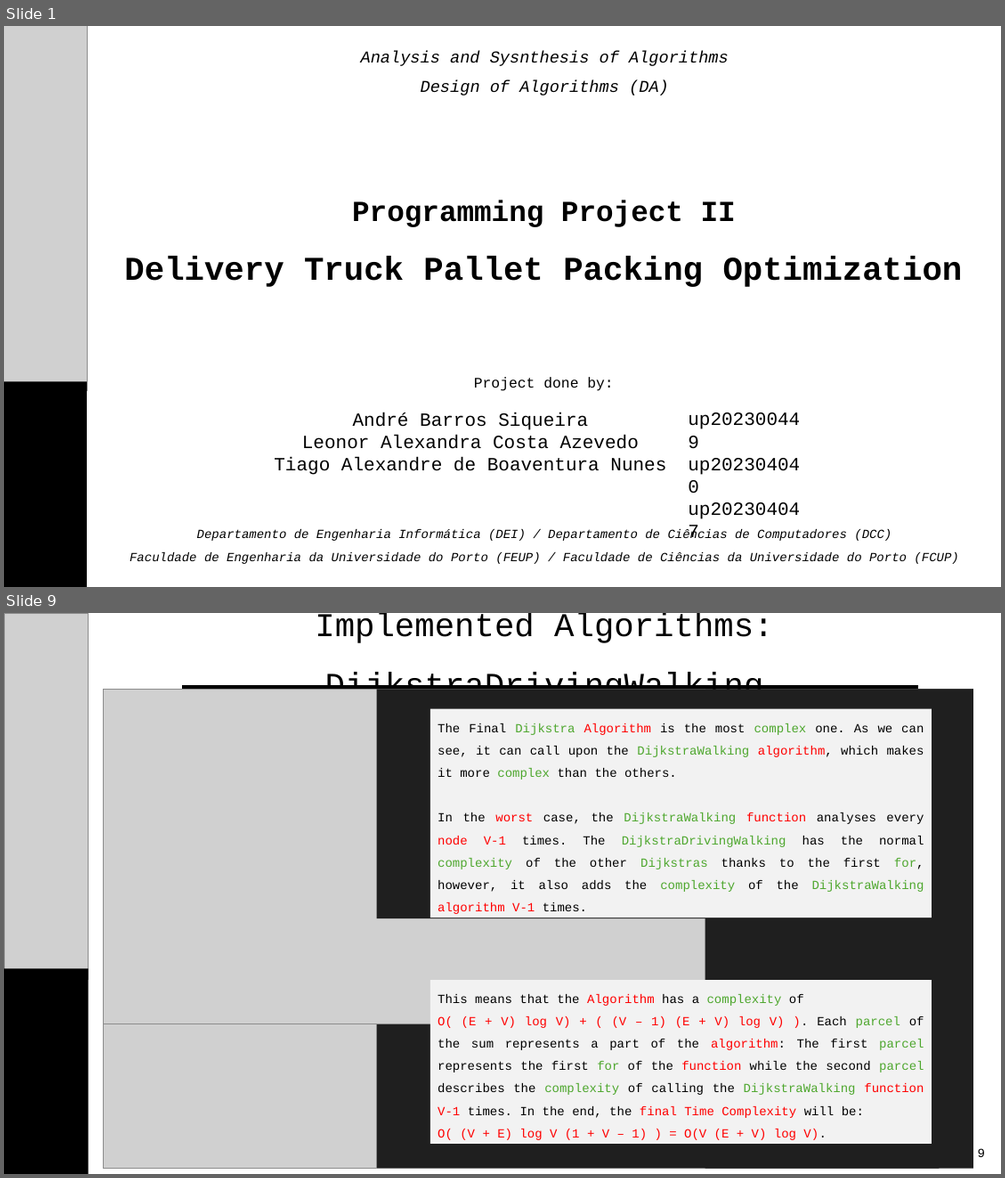
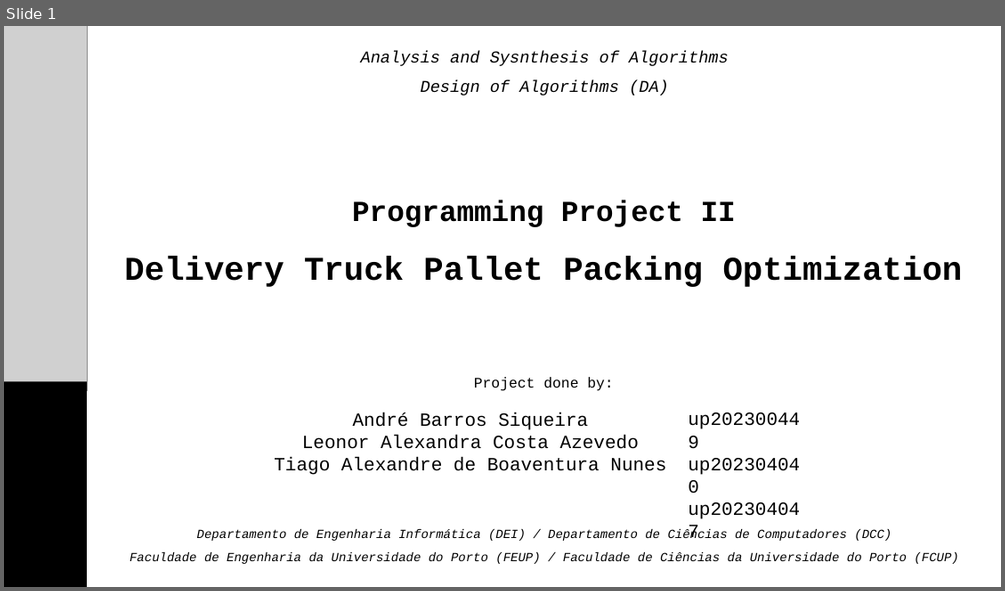
Before and after one commit to taguinhas/DA2425_PRJ2_G35, a slide deck: DA_P2_Presentation.pptx. Shown one above the other, each under a label of ours: slides 1 and 9 before the commit, slide 1 after it; the slides between them are not shown. The pictures are 1005x1178 and 1005x591 pixels, drawn with LibreOffice and Linux fonts; fonts in the diff are those of the drawing; grey boxes stand for pictures; background and template pictures are left out. Boxes give left, top, right and bottom in pixels: in the first picture for what was removed or moved away, otherwise in the second. Text is boxed around its words. In the diff, an @@ line names an element or a change of style, - is before the commit and + after.

```diff
--- a/DA_P2_Presentation.pptx
+++ b/DA_P2_Presentation.pptx
@@ slide 9 removed at (4, 613, 1001, 1174), background #FFFFFF @@
@@ picture removed at (4, 613, 89, 979) @@
@@ text removed at (315, 613, 773, 706) @@
-Implemented Algorithms: DijkstraDrivingWalking
@@ picture removed at (103, 690, 704, 1024) @@
@@ line removed from (182, 687) to (918, 687) @@
@@ rectangle removed at (376, 690, 973, 919) @@
@@ rectangle removed at (705, 690, 974, 1168) @@
@@ rectangle removed at (430, 709, 931, 917) @@
-The Final Dijkstra Algorithm is the most complex one. As we can see, it can call upon the DijkstraWalking algorithm, which makes it more complex than the others.
-In the worst case, the DijkstraWalking function analyses every node V-1 times. The DijkstraDrivingWalking has the normal complexity of the other Dijkstras thanks to the first for, however, it also adds the complexity of the DijkstraWalking algorithm V-1 times.
@@ rectangle removed at (4, 968, 89, 1174) @@
@@ rectangle removed at (430, 981, 931, 1144) @@
-This means that the Algorithm has a complexity of
-O( (E + V) log V) + ( (V – 1) (E + V) log V) ). Each parcel of the sum represents a part of the algorithm: The first parcel represents the first for of the function while the second parcel describes the complexity of calling the DijkstraWalking function V-1 times. In the end, the final Time Complexity will be:
-O( (V + E) log V (1 + V – 1) ) = O(V (E + V) log V).
@@ rectangle removed at (376, 987, 938, 1167) @@
@@ picture removed at (103, 1023, 376, 1167) @@
@@ text removed at (978, 1148, 985, 1157) @@
-9
```
Also in this commit, not shown: 4 slides changed, 10 slides added, 10 other slides removed.
